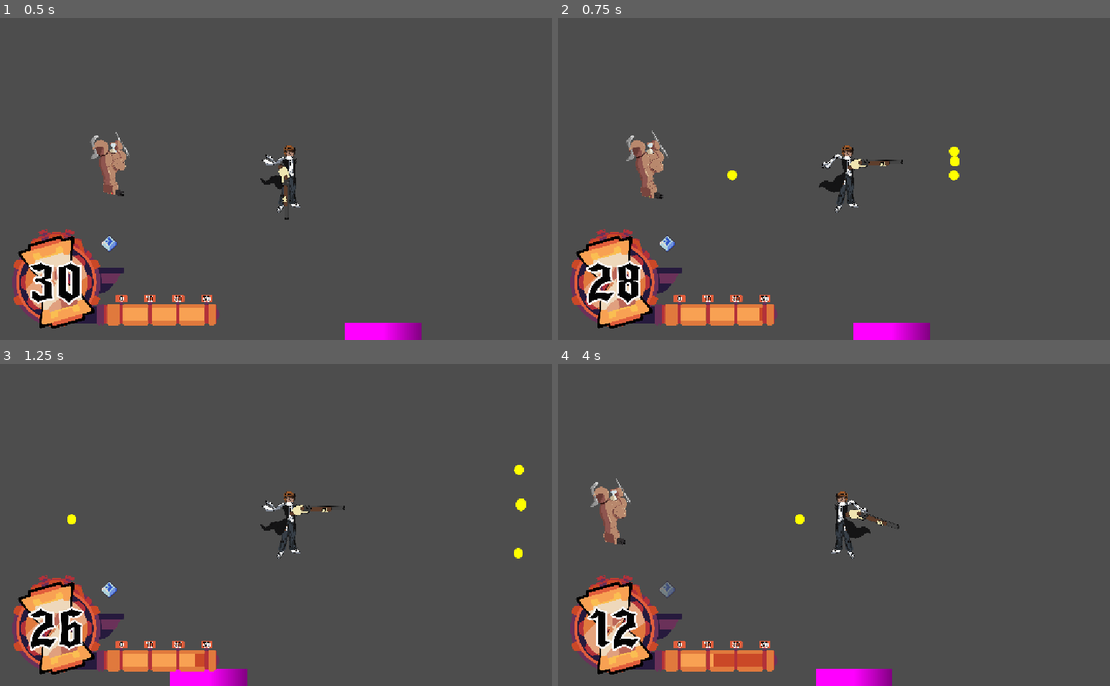
Above: before the commit, frames 1-4 (two rows, left to right).
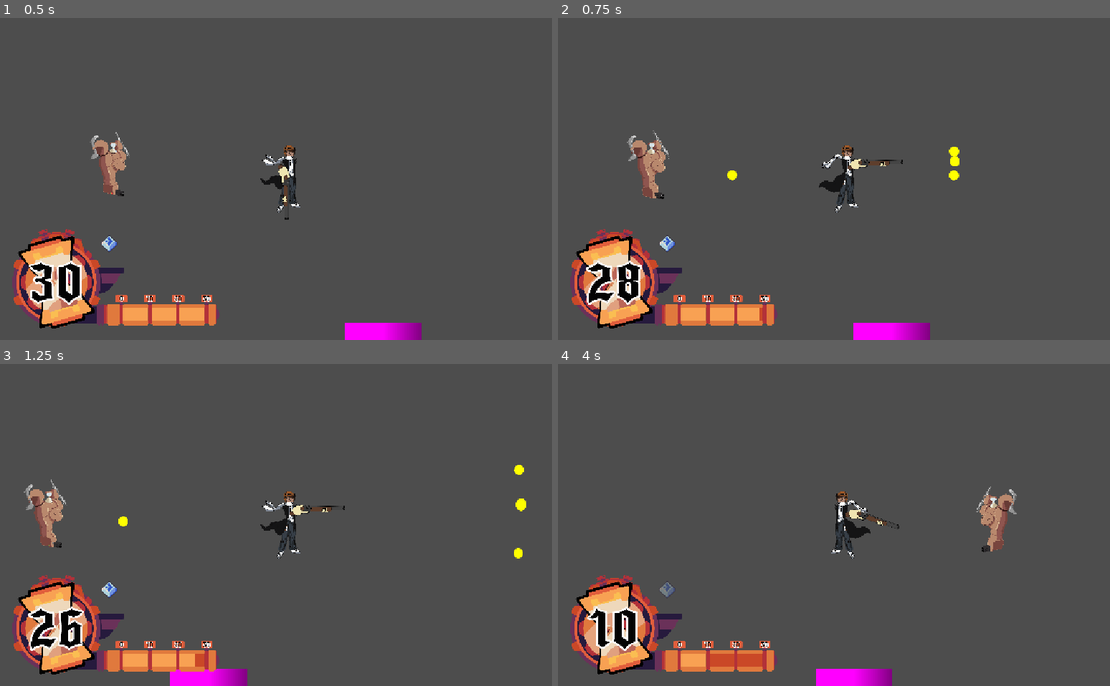
Above: after the commit, the same moments.

Repository: chiefpat450119/GMTK-2026
Game: Godot game, scene res://scenes/test/winter_test_scene.tscn
The game is run twice, just before and just after one commit, with the same random seed, the same clock (stepped at 60 frames per second) and the same inputs. This scene is started directly instead of the project's main scene.
Inputs (mouse positions are in pixels of both pictures, inside the frame that each line leads up to):
- Up to frame 1 (0.5 s): no input
- Up to frame 2 (0.75 s): tap Enter at 0.5 s; move the mouse to (972, 162) at 0.52 s; press the mouse at (972, 162) at 0.53 s; hold D (Right) from 0.53 s (still down)
- Up to frame 3 (1.25 s): keep holding D (Right)
- Up to frame 4 (4 s): release D (Right) at 1.25 s; release the mouse at (972, 508) at 1.25 s; drag from (729, 541) to (1082, 553) at 1.27 s; move the mouse to (900, 454) at 2.02 s; hold D (Right) 2.03-2.75 s; tap U at 2.1 s; drag from (817, 589) to (673, 476) at 2.77 s; move the mouse to (1016, 573) at 3.52 s; hold A (Left) from 3.53 s (still down); tap Shift (Shift) at 3.6 s

Frame 1 is identical in both runs. In frame 2, 0.4% of the frame differs, in the area x 12-21%, y 34-57%; in frame 3, 0.9%; in frame 4, 1.9%, in the area x 5-84%, y 35-94%.

Commit message:
Fix kiting issue on shooter

Diff:
--- a/scenes/entities/enemies/shooter_enemy/shooter_enemy.gd
+++ b/scenes/entities/enemies/shooter_enemy/shooter_enemy.gd
@@ -21,6 +21,13 @@
 const RECOIL_TIME := 0.06  # Seconds for the kick to land
 const SETTLE_TIME := 0.14  # Seconds for the spring back out of the kick
 
+# Most of a shot cycle the post-shot hitch is allowed to eat. The hitch has to end
+# before the next shot or the kiting branch never runs at all: the shot fires and
+# re-arms the hitch on its own cooldown, so a hitch that outlasts the cycle leaves
+# the shooter frozen where it stands forever. Clamping here keeps a balance pass
+# from disabling the kite by nudging two numbers past each other.
+const MAX_HITCH_FRACTION := 0.6
+
 @export var shoot_interval: float  # Seconds between shots
 @export var wait_interval: float # Seconds after shooting where it doesnt move
 @export var projectile_scene: PackedScene
@@ -32,7 +39,7 @@
 @export var decel_time: float  # Seconds to coast to a stop
 
 @onready var shoot_cooldown := Cooldown.new(shoot_interval)
-@onready var wait_period := Cooldown.new(wait_interval)
+@onready var wait_period := Cooldown.new(_hitch_time())
 @onready var base_scale: Vector2 = sprite.scale
 @onready var base_pos: Vector2 = sprite.position
 
@@ -78,6 +85,13 @@
 
 	# Called every frame so deceleration is applied even when move_dir is zero.
 	accelerate(move_dir, 1, accel_time, decel_time, delta)
+
+
+# How long the shooter actually holds still after a shot. See MAX_HITCH_FRACTION:
+# a hitch that outlasts the shot cycle costs the shooter its kiting entirely, so an
+# over-long wait_interval is trimmed to leave a movement window rather than obeyed.
+func _hitch_time() -> float:
+	return minf(wait_interval, shoot_interval * MAX_HITCH_FRACTION)
 
 
 func _shoot(dir: Vector2) -> void:
--- a/scenes/entities/enemies/shooter_enemy/shooter_enemy.tscn
+++ b/scenes/entities/enemies/shooter_enemy/shooter_enemy.tscn
@@ -28,7 +28,7 @@
 [node name="ShooterEnemy" unique_id=833281361 node_paths=PackedStringArray("sprite") instance=ExtResource("1_base")]
 script = ExtResource("2_sht")
 shoot_interval = 0.5
-wait_interval = 1.0
+wait_interval = 0.2
 projectile_scene = ExtResource("3_sht")
 min_range = 300.0
 max_range = 331.66
